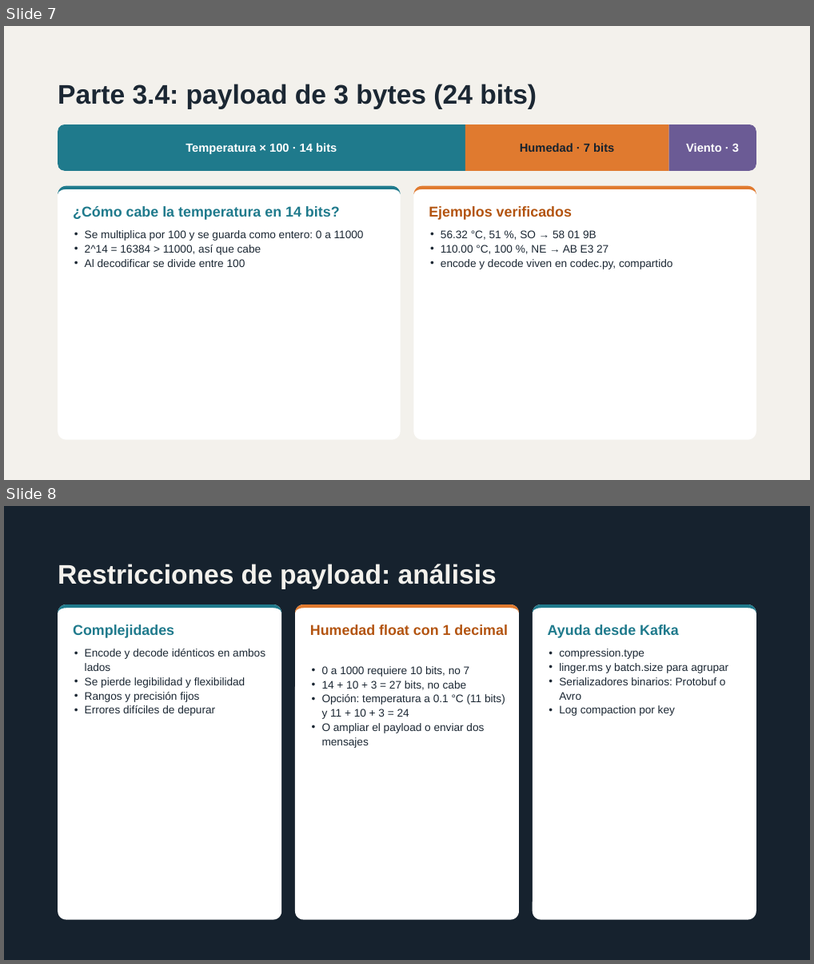
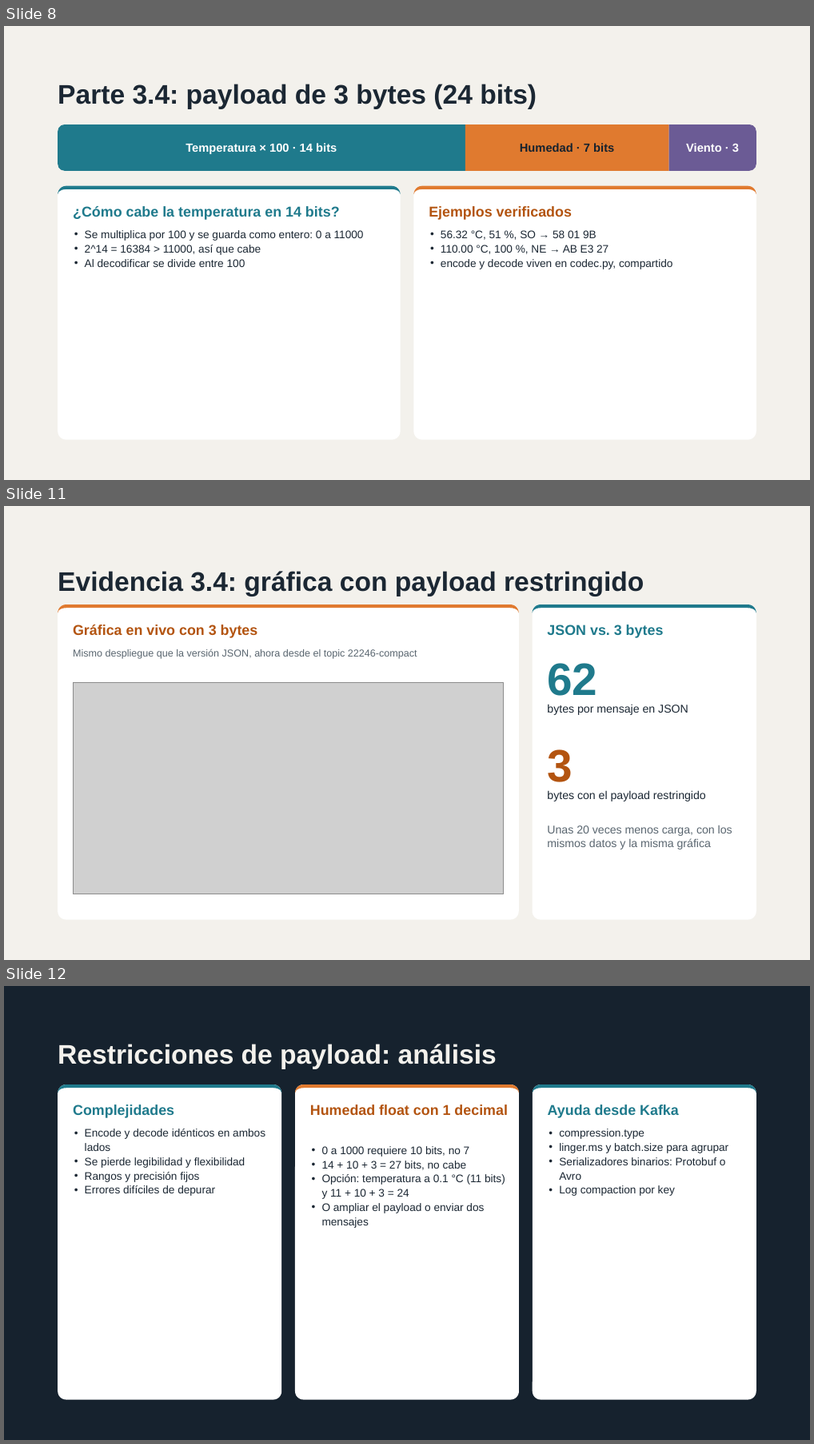
Before and after one commit to nicollegordillo/IOT-estacion-meteorologica, a slide deck: IoTEstaciónMeteorológica.pptx. Shown one above the other, each under a label of ours: slides 7 and 8 before the commit, slides 8, 11 and 12 after it; the slides between them are not shown. The pictures are 814x964 and 814x1444 pixels, drawn with LibreOffice and Linux fonts; fonts in the diff are those of the drawing; grey boxes stand for pictures. Boxes give left, top, right and bottom in pixels: in the first picture for what was removed or moved away, otherwise in the second. Text is boxed around its words. In the diff, an @@ line names an element or a change of style, - is before the commit and + after.

```diff
--- a/IoTEstaciónMeteorológica.pptx
+++ b/IoTEstaciónMeteorológica.pptx
@@ slide 11 added at box(4, 506, 810, 960), background #F3F1EC @@
@@ title added at box(58, 571, 644, 596), 32 pt, text #1B2733, bold @@
+Evidencia 3.4: gráfica con payload restringido
@@ rounded rectangle added at box(58, 604, 519, 920), fill #FFFFFF @@
@@ freeform shape added at box(58, 604, 519, 920), fill #E07A2F @@
@@ text added at box(73, 624, 258, 638), 17 pt, text #B35410, bold @@
+Gráfica en vivo con 3 bytes
@@ rounded rectangle added at box(533, 604, 757, 920), fill #FFFFFF @@
@@ freeform shape added at box(533, 604, 757, 920), fill #1F7A8C @@
@@ text added at box(547, 624, 664, 638), 17 pt, text #1F7A8C, bold @@
+JSON vs. 3 bytes
@@ text added at box(73, 648, 418, 659), 12 pt, text #5A6670 @@
+Mismo despliegue que la versión JSON, ahora desde el topic 22246-compact
@@ text added at box(547, 663, 598, 696), 54 pt, text #1F7A8C, bold @@
+62
@@ picture added at box(73, 683, 504, 894) @@
@@ text added at box(547, 704, 689, 715), 13.5 pt, text #1B2733 @@
+bytes por mensaje en JSON
@@ text added at box(547, 749, 573, 782), 54 pt, text #B35410, bold @@
+3
@@ text added at box(547, 790, 706, 801), 13.5 pt, text #1B2733 @@
+bytes con el payload restringido
@@ text added at box(547, 825, 733, 849), 13.5 pt, text #5A6670 @@
+Unas 20 veces menos carga, con los mismos datos y la misma gráfica
@@ what was slide 7 is now slide 8 @@
@@ what was slide 8 is now slide 12 @@
```
Also in this commit, not shown: 5 other slides added, 2 slides removed, 1 other file.
